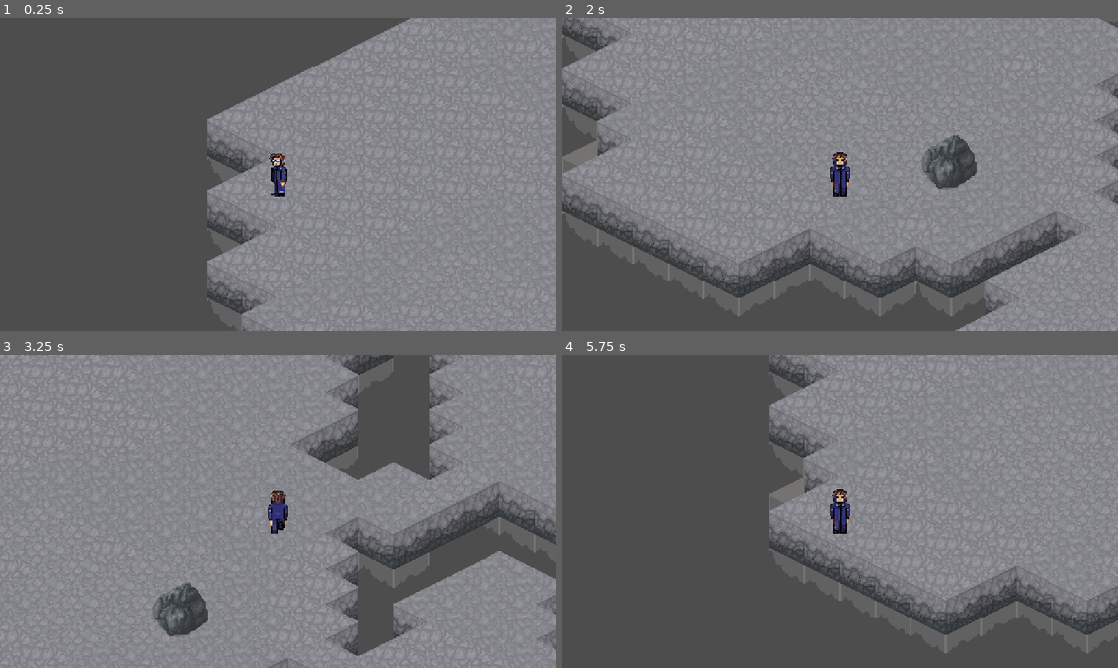
Above: before the commit, frames 1-4 (two rows, left to right).
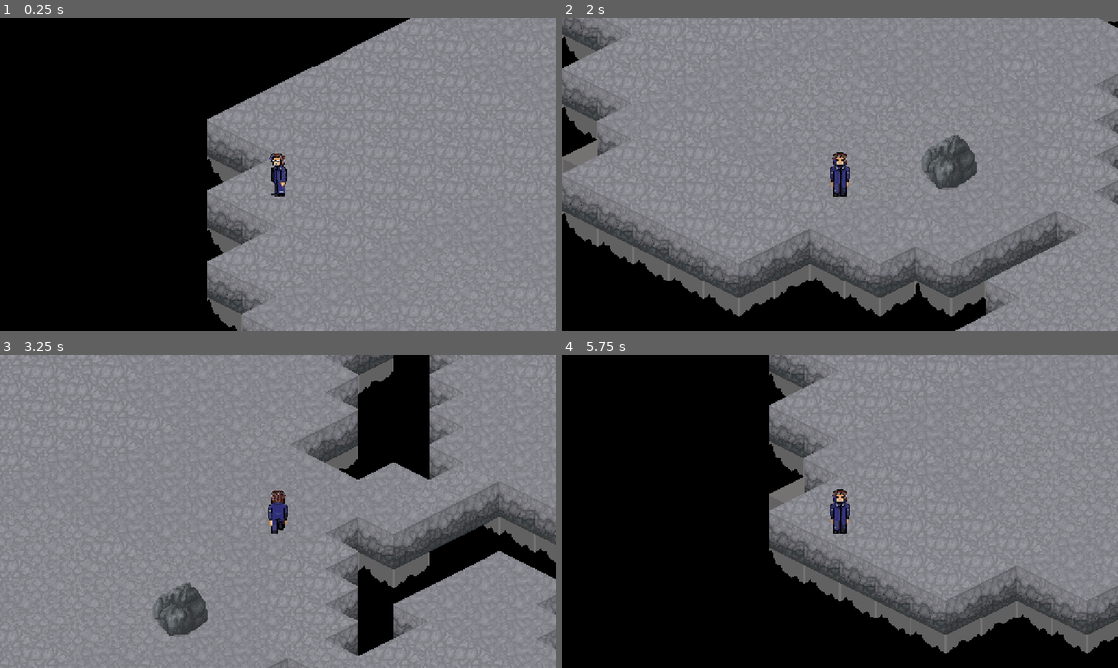
Above: after the commit, the same moments.

Repository: CAHSI-Game-Studios/CGS-project
Game: Godot game, scene res://core/scenes/HubScene.tscn
Two runs of this game, one before a commit and one after it. Both use one fixed random seed, a clock stepped at 60 frames per second and the inputs below. This scene is started directly instead of the project's main scene.
Inputs (mouse positions are in pixels of both pictures, inside the frame that each line leads up to):
- Up to frame 1 (0.25 s): no input
- Up to frame 2 (2 s): move the mouse to (962, 158) at 0.52 s; hold D (move_right) 0.53-1.28 s; hold T (open_terminal) 0.53-1.28 s; click (962, 158) at 0.67 s; move the mouse to (728, 190) at 1.27 s; hold S (move_down) from 1.28 s (still down); tap T (open_terminal) at 1.35 s
- Up to frame 3 (3.25 s): move the mouse to (333, 442) at 2.02 s; release S (move_down) at 2.03 s; hold D (move_right) 2.03-2.78 s; hold T (open_terminal) 2.03-2.78 s; move the mouse to (250, 574) at 2.77 s; hold W (move_up) from 2.78 s (still down); tap T (open_terminal) at 2.85 s; click (250, 574) at 2.92 s
- Up to frame 4 (5.75 s): move the mouse to (1006, 558) at 3.52 s; release W (move_up) at 3.53 s; hold T (open_terminal) 3.53-4.28 s; hold A (move_left) 3.53-5.03 s; move the mouse to (673, 464) at 4.27 s; tap T (open_terminal) at 4.35 s; move the mouse to (867, 511) at 5.02 s; hold S (move_down) from 5.03 s (still down); hold T (open_terminal) from 5.03 s (still down); click (867, 511) at 5.17 s

The runs differ from the first frame. In frame 1, 44% of the frame differs, in the area x 0-74%, y 0-100%; in frame 2, 11%; in frame 3, 8.0%; in frame 4, 47%, in the area x 0-100%, y 0-100%.

Commit message:
added temp black background

Diff:
--- a/src/core/scenes/HubScene.tscn
+++ b/src/core/scenes/HubScene.tscn
@@ -603,6 +603,14 @@
 
 [node name="HubScene" type="Node2D" unique_id=200793545]
 
+[node name="ColorRect" type="ColorRect" parent="." unique_id=179336710]
+z_index = -3
+offset_left = -258.0
+offset_top = -298.0
+offset_right = 2020.0
+offset_bottom = 1116.0
+color = Color(0, 0, 0, 1)
+
 [node name="RockyBottomLayer" type="TileMapLayer" parent="." unique_id=721579767]
 z_index = -2
 tile_map_data = PackedByteArray("AAAMAC4AAAAAAAAAAAAMAC8AAAAAAAAAAAANADAAAAAAAAAAAAANADEAAAAAAAAAAAAPADQAAAAAAAAAAAAPAD …(14800 unchanged characters)…
